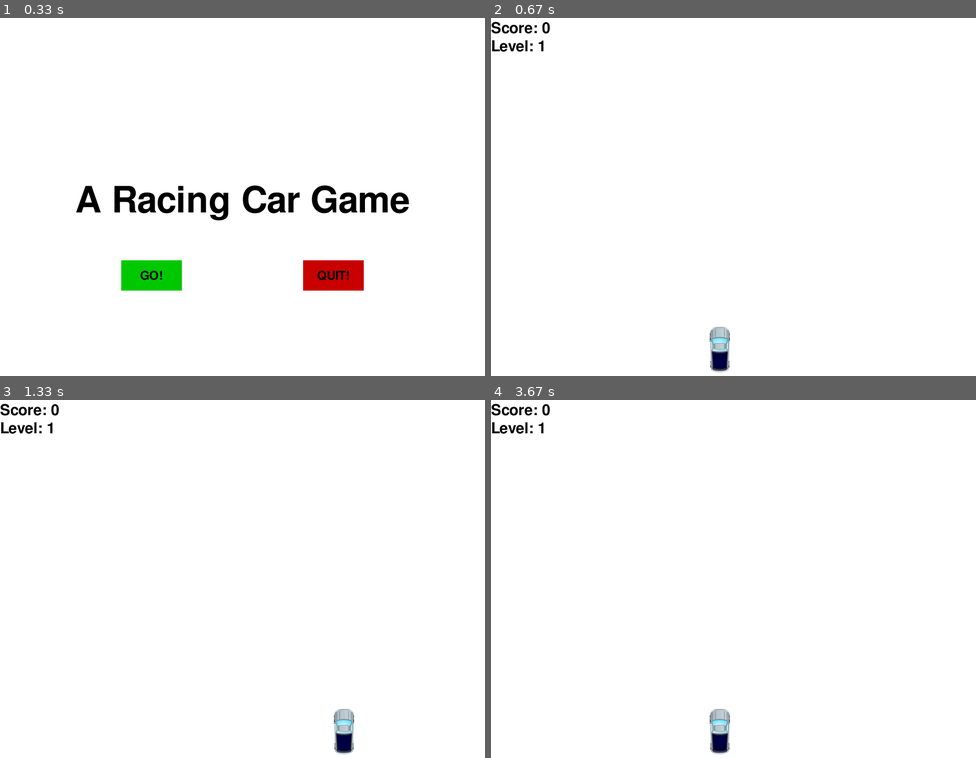
Above: before the commit, frames 1-4 (two rows, left to right).
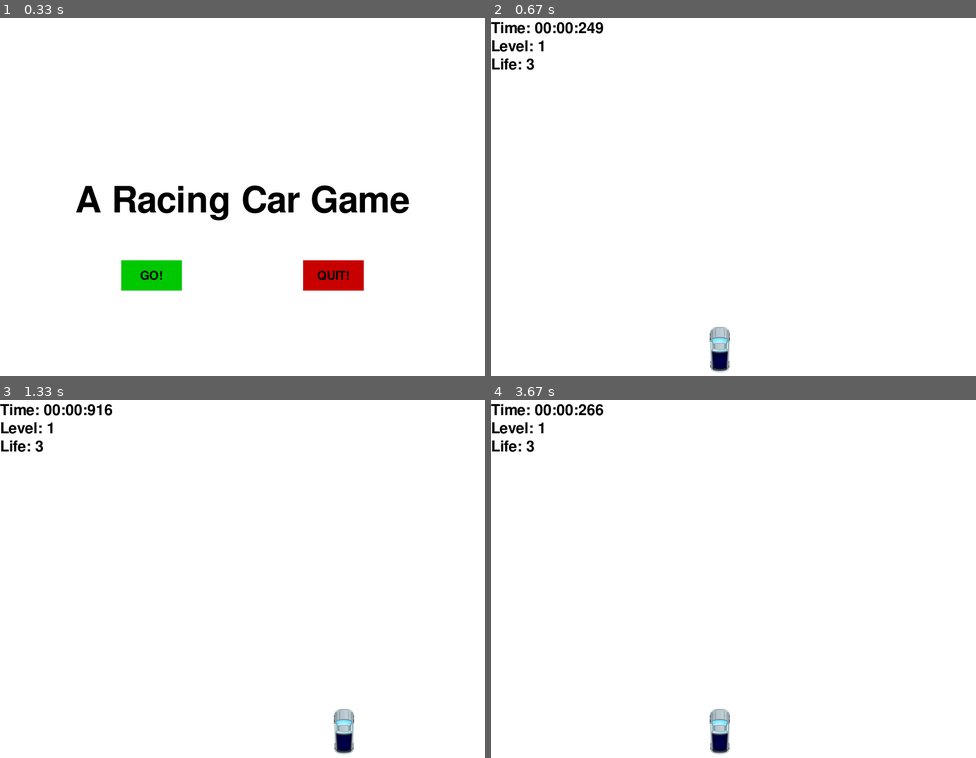
Above: after the commit, the same moments.

Repository: yan-ren/Pygame_playground
Game: pygame game, started from racing_car/racing.py
Two runs of this game, one before a commit and one after it. Both use one fixed random seed, a clock stepped at 60 frames per second and the inputs below.
Inputs (mouse positions are in pixels of both pictures, inside the frame that each line leads up to):
- Up to frame 1 (0.33 s): no input
- Up to frame 2 (0.67 s): click "GO!" at 0.38 s
- Up to frame 3 (1.33 s): hold Right 0.67-1.13 s; move the mouse to (397, 571) at 0.7 s; hold Right from 1.17 s (still down); tap Space at 1.23 s
- Up to frame 4 (3.67 s): tap Space at 1.53, 1.73, 2.03, 2.3, 2.6, 2.73, 3.03 s; release Right at 1.63 s; hold Left 1.67-2.2 s; hold Left 2.23-2.63 s; hold Right 2.67-3.3 s; click "Play Again!" at 3.38 s

Frame 1 is identical in both runs. In frame 2, 0.5% of the frame differs, in the area x 0-24%, y 1-15%; in frame 3, 0.5%; in frame 4, 0.6%.

Commit message:
add level, timer

Diff:
--- a/racing_car/modules/car.py
+++ b/racing_car/modules/car.py
@@ -9,11 +9,13 @@
         self.x_move = x_move
         self.x_start = self.x
         self.y_start = self.y
+        self.life = 3
 
     def restore(self):
         self.x = self.x_start
         self.y = self.y_start
         self.x_move = 0
+        self.life = 3
 
     def change_x(self):
         self.x += self.x_move
--- a/racing_car/modules/constants.py
+++ b/racing_car/modules/constants.py
@@ -10,3 +10,4 @@
 WINDOW_WIDTH = 800
 WINDOW_HEIGHT = 600
 MAX_SPEED = 40
+LEVEL_MAP = {1: 10, 2: 20, 3: 30, 4: 40, 5: 50}
--- a/racing_car/modules/utils.py
+++ b/racing_car/modules/utils.py
@@ -3,15 +3,15 @@
 
 
 def calculate_level(score):
-    if score < 10:
+    if score < constants.LEVEL_MAP[1]:
         return 1
-    elif 10 <= score < 20:
+    elif constants.LEVEL_MAP[1] <= score < constants.LEVEL_MAP[2]:
         return 2
-    elif 20 <= score < 30:
+    elif constants.LEVEL_MAP[2] <= score < constants.LEVEL_MAP[3]:
         return 3
-    elif 30 <= score < 40:
+    elif constants.LEVEL_MAP[3] <= score < constants.LEVEL_MAP[4]:
         return 4
-    elif 40 <= score:
+    elif constants.LEVEL_MAP[4] <= score:
         return 5
 
 
@@ -28,3 +28,17 @@
                 block.x < car.x + car.get_width() < block.x + block.get_width():
             return True
     return False
+
+
+def level_up(score):
+    if score in constants.LEVEL_MAP.values():
+        return True
+    return False
+
+
+def calculate_time(start_time, end_time):
+    time = end_time - start_time
+    minutes = str(time // 60000).zfill(2)
+    second = str((time % 60000) // 1000).zfill(2)
+    millisecond = str(time % 1000).zfill(3)
+    return "%s:%s:%s" % (minutes, second, millisecond)
--- a/racing_car/racing.py
+++ b/racing_car/racing.py
@@ -15,6 +15,7 @@
 # Global Variable
 crash_sound = pygame.mixer.Sound("audio/Crash.wav")
 clock = pygame.time.Clock()
+start_time = None
 # key lock
 left_key_pressed = False
 right_key_pressed = False
@@ -31,10 +32,22 @@
     display.blit(text, (0, 0))
 
 
+def display_time(time):
+    font = pygame.font.Font("fonts/freesansbold.ttf", 25)
+    text = font.render("Time: " + str(time), True, BLACK)
+    display.blit(text, (0, 0))
+
+
 def display_level(level):
     font = pygame.font.Font("fonts/freesansbold.ttf", 25)
     text = font.render("Level: " + str(level), True, BLACK)
     display.blit(text, (0, 30))
+
+
+def display_life(life):
+    font = pygame.font.Font("fonts/freesansbold.ttf", 25)
+    text = font.render("Life: " + str(life), True, BLACK)
+    display.blit(text, (0, 60))
 
 
 def display_block(blocks):
@@ -190,6 +203,7 @@
             b.restore()
     globals()['score'] = 0
     globals()['level'] = 1
+    globals()['start_time'] = pygame.time.get_ticks()
 
     pygame.mixer.music.play(-1)
 
@@ -205,9 +219,9 @@
     game_init()
     global left_key_pressed, right_key_pressed, score, level, car1, block_list
     game_exit = False
-    level_up = False
 
     while not game_exit:
+        level_up = False
         # event handling
         for event in pygame.event.get():
             if event.type == pygame.QUIT:
@@ -242,11 +256,9 @@
             b.change_y()
 
         # movement variable handling
-        # car crashes on edge
+        # car stops on edge
         if car1.x < 0 or car1.x > (WINDOW_WIDTH - car1.get_width()):
-            # frame_crash() return False, restart game
-            if not frame_crash():
-                game_init()
+            car1.x_move = 0
         # car crashes on blocks
         if check_crash(car1, block_list):
             # frame_crash() return False, restart game
@@ -259,13 +271,22 @@
                 b.x = random.randint(0, WINDOW_WIDTH)
                 score += 1
                 level = utils.calculate_level(score)
+                level_up = utils.level_up(score)
+        # level up change
+        if level_up:
+            for b in block_list:
+                b.speed = utils.calculate_speed(b.speed, level)
+        # capture time
+        current_time = pygame.time.get_ticks()
 
         # display
         display.fill(WHITE)
         display_car(car1)
         display_block(block_list)
-        display_score(score)
+        # display_score(score)
+        display_time(utils.calculate_time(start_time, current_time))
         display_level(level)
+        display_life(car1.life)
         pygame.display.update()
 
         # FPS
Not shown, changed: README.md
Not shown, changed: racing_car/README.md
